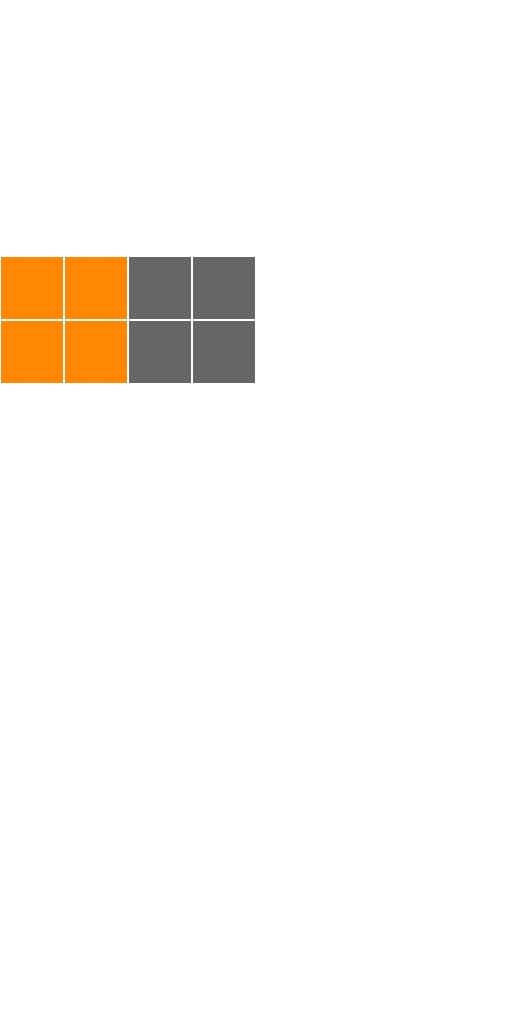
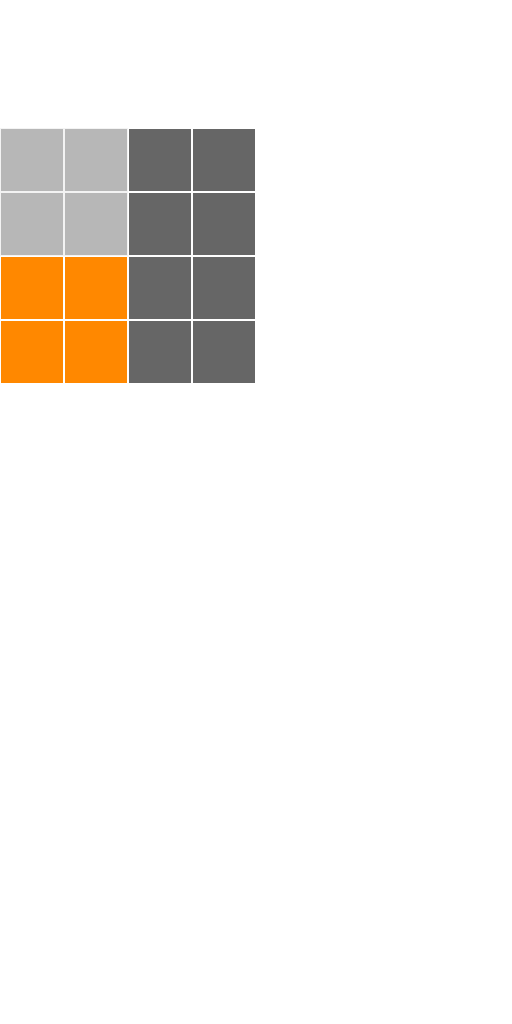
The second (512, 1024) image is a revision of the first. Changes to its layers:
added layer "Background copy 2" above "Background copy" over [0, 128, 255, 256]
